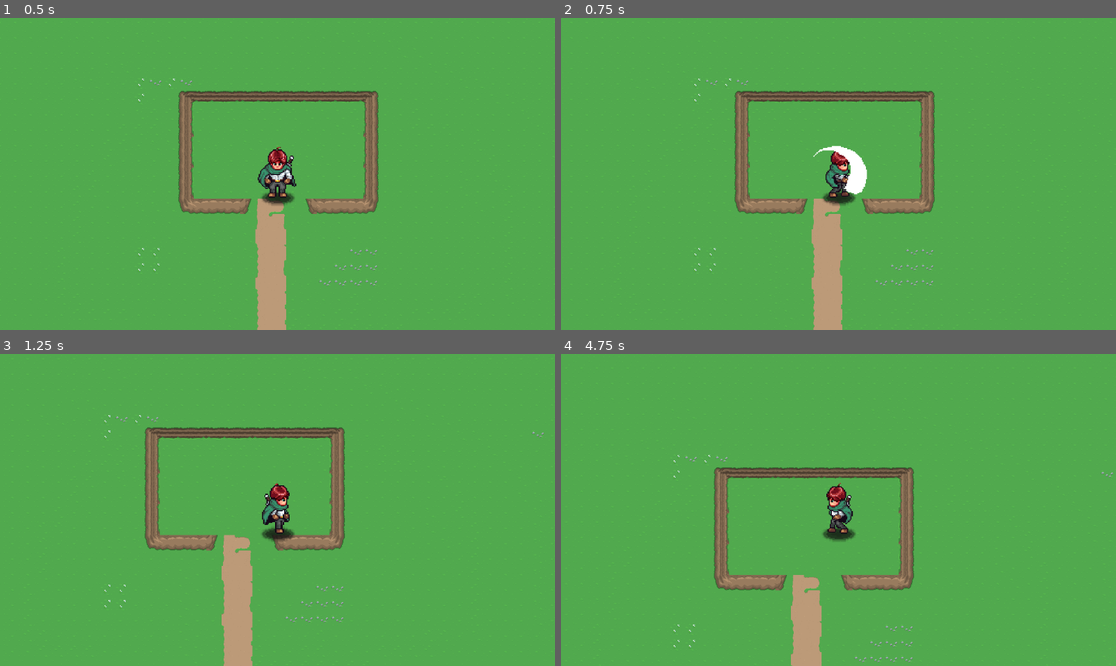
Above: before the commit, frames 1-4 (two rows, left to right).
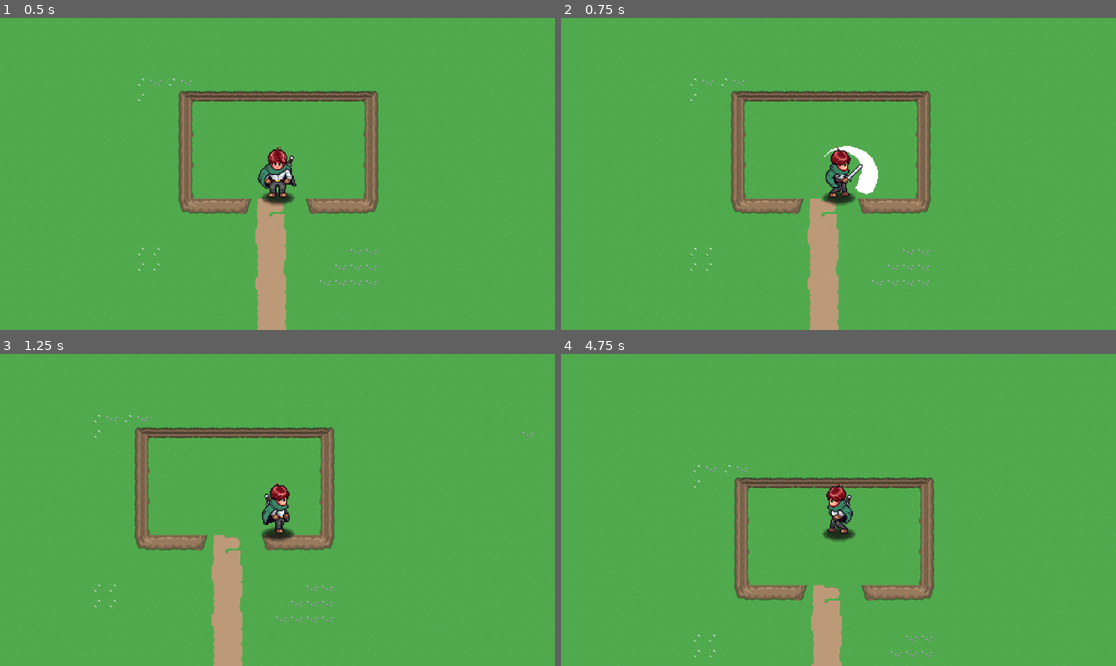
Above: after the commit, the same moments.

Repository: venkateshsivapragash28/Godot-Learn
Game: Godot game, scene res://playground.tscn
Same seed, same stepped clock (60 frames per second), same inputs: the game is played once before the commit and once after it.
Inputs (mouse positions are in pixels of both pictures, inside the frame that each line leads up to):
- Up to frame 1 (0.5 s): no input
- Up to frame 2 (0.75 s): move the mouse to (960, 158) at 0.52 s; hold D (right) from 0.53 s (still down); click (960, 158) at 0.6 s
- Up to frame 3 (1.25 s): keep holding D (right)
- Up to frame 4 (4.75 s): move the mouse to (727, 525) at 1.27 s; release D (right) at 1.28 s; hold S (down) 1.28-2.03 s; click (727, 525) at 1.35 s; move the mouse to (894, 441) at 2.02 s; hold D (right) 2.03-2.78 s; click (894, 441) at 2.1 s; move the mouse to (810, 572) at 2.77 s; hold W (up) 2.78-3.53 s; click (810, 572) at 2.85 s; move the mouse to (1005, 556) at 3.52 s; hold A (left) from 3.53 s (still down); click (1005, 556) at 3.6 s; move the mouse to (672, 463) at 4.27 s; click (672, 463) at 4.35 s

Frame 1 is identical in both runs. In frame 2, 3.6% of the frame differs, in the area x 23-68%, y 19-100%; in frame 3, 5.3%; in frame 4, 9.4%, in the area x 20-100%, y 32-100%.

Commit message:
attack animation,attack vfx,attack sound added

Diff:
--- a/Player/Scripts/AttackState.gd
+++ b/Player/Scripts/AttackState.gd
@@ -1,60 +1,98 @@
 extends State
 
-@export var attack_sound : AudioStream
+@export var attack_deceleration : float = 150.0
+@export var attack_move_speed_multiplier : float = 0.35
+@export var attack_fx_down_offset : Vector2 = Vector2(0, 10)
+@export var attack_fx_up_offset : Vector2 = Vector2(0, -10)
+@export var attack_fx_side_offset : Vector2 = Vector2(10, 0)
 
 func enter():
-	# 1. Stop movement (if you want them to stay still)
 	if player:
-		player.velocity = Vector2.ZERO
-		var attack_audio = player.get_node_or_null("Audio/AttackAudio")
-		if attack_audio:
-			attack_audio.play()
+		_play_attack_sound()
+		_play_attack_fx()
 
-		# 2. Show the attack effects based on attack direction
-		var attack_direction = player.last_direction
-		var attack_fx_node = player.get_node_or_null("Sprite2D/AttackFX")
-
-		if attack_fx_node:
-			attack_fx_node.visible = true
-			# Flip the attack FX if attacking left
-			var sprite = player.get_node_or_null("Sprite2D")
-			if sprite and attack_direction == "side":
-				attack_fx_node.flip_h = sprite.flip_h
-			# Play the attack visual effects animation
-			var attack_anim = attack_fx_node.get_node_or_null("AttackAnimation")
-			if attack_anim:
-				# Play animation based on direction
-				var effect_anim_name = "attackfx_" + attack_direction
-				attack_anim.play(effect_anim_name)
-
-		# 3. Play the attack animation based on where they were last facing
 		var anim_name = "attack_" + player.last_direction
 		var anim_player = player.get_node_or_null("AnimationPlayer")
 		if anim_player:
 			anim_player.play(anim_name)
 
-			# 4. Connect to the animation signal so we know when it's done
 			if not anim_player.animation_finished.is_connected(_on_animation_finished):
 				anim_player.animation_finished.connect(_on_animation_finished)
 
 func exit():
-	# Disconnect the signal and hide attack effects
 	if player:
 		var anim_player = player.get_node_or_null("AnimationPlayer")
 		if anim_player:
 			if anim_player.animation_finished.is_connected(_on_animation_finished):
 				anim_player.animation_finished.disconnect(_on_animation_finished)
-
-		# Hide the attack visual effects
-		var attack_fx_node = player.get_node_or_null("Sprite2D/AttackFX")
-		if attack_fx_node:
-			attack_fx_node.visible = false
+		_hide_attack_fx()
 
 func update(_delta):
-	# Usually, we return nothing here because we want to wait for the animation
+	if player:
+		var input_dir = Input.get_vector("left", "right", "up", "down")
+		if input_dir == Vector2.ZERO:
+			player.velocity = player.velocity.move_toward(Vector2.ZERO, attack_deceleration * _delta)
+		else:
+			player.velocity = input_dir * player.move_speed * attack_move_speed_multiplier
+		player.move_and_slide()
 	return ""
 
+func _play_attack_sound():
+	var sword_woosh = player.get_node_or_null("Audio/SordWoosh")
+	if sword_woosh == null:
+		sword_woosh = player.get_node_or_null("Audio/SwordWoosh")
+	if sword_woosh == null:
+		sword_woosh = player.get_node_or_null("Audio/AttackAudio")
+	if sword_woosh:
+		sword_woosh.play()
+
+func _play_attack_fx():
+	var attack_fx = _get_attack_fx()
+	if attack_fx == null:
+		return
+
+	var attack_fx_anim_name = "attackfx_" + player.last_direction
+	attack_fx.visible = false
+	attack_fx.frame = _get_attack_fx_start_frame()
+	if player.last_direction == "side" and player.sprite:
+		attack_fx.flip_h = player.sprite.flip_h
+		attack_fx.position = attack_fx_side_offset
+		if player.sprite.flip_h:
+			attack_fx.position.x *= -1
+	else:
+		attack_fx.flip_h = false
+		attack_fx.position = _get_attack_fx_offset()
+
+	var attack_fx_anim = attack_fx.get_node_or_null("AttackAnimation")
+	if attack_fx_anim:
+		attack_fx_anim.stop()
+		attack_fx_anim.play(attack_fx_anim_name)
+		attack_fx_anim.seek(0.0, true)
+	attack_fx.visible = true
+
+func _hide_attack_fx():
+	var attack_fx = _get_attack_fx()
+	if attack_fx:
+		attack_fx.visible = false
+
+func _get_attack_fx():
+	var attack_fx = player.get_node_or_null("Sprite2D/AttackSprite")
+	if attack_fx == null:
+		attack_fx = player.get_node_or_null("Sprite2D/AttackFX")
+	return attack_fx
+
+func _get_attack_fx_start_frame() -> int:
+	if player.last_direction == "up":
+		return 4
+	if player.last_direction == "side":
+		return 8
+	return 0
+
+func _get_attack_fx_offset() -> Vector2:
+	if player.last_direction == "up":
+		return attack_fx_up_offset
+	return attack_fx_down_offset
+
 func _on_animation_finished(_anim_name: String):
-	# When the swing is done, go back to Idle
 	if player and player.state_machine:
 		player.state_machine.transition_to("Idle")
--- a/Player/player.tscn
+++ b/Player/player.tscn
@@ -280,19 +280,22 @@
 hframes = 16
 vframes = 3
 
-[node name="AttackFX" type="Sprite2D" parent="Sprite2D" unique_id=923156358]
-texture = ExtResource("3_vtle1")
-hframes = 12
-
-[node name="AttackAnimation" type="AnimationPlayer" parent="Sprite2D/AttackFX" unique_id=885879731]
-libraries/ = SubResource("AnimationLibrary_lfmf2")
-
 [node name="ShadowSprite" type="Sprite2D" parent="Sprite2D" unique_id=596181302]
 modulate = Color(0.056291588, 0.056291603, 0.056291573, 0.7921569)
 show_behind_parent = true
 position = Vector2(0.4395604, 21.930069)
 texture = ExtResource("4_00tjw")
 
+[node name="AttackSprite" type="Sprite2D" parent="Sprite2D" unique_id=1837620146]
+visible = false
+show_behind_parent = true
+position = Vector2(10, 0)
+texture = ExtResource("3_vtle1")
+hframes = 12
+
+[node name="AttackAnimation" type="AnimationPlayer" parent="Sprite2D/AttackSprite" unique_id=355337194]
+libraries/ = SubResource("AnimationLibrary_lfmf2")
+
 [node name="AnimationPlayer" type="AnimationPlayer" parent="." unique_id=864978822]
 root_node = NodePath("../Sprite2D")
 libraries/ = SubResource("AnimationLibrary_fhl08")
@@ -309,12 +312,10 @@
 
 [node name="Attack" type="Node" parent="StateMachine" unique_id=1063521609]
 script = ExtResource("6_attack")
-attack_sound = ExtResource("8_od3ui")
 
 [node name="Camera2D" type="Camera2D" parent="." unique_id=164801099]
 
-[node name="Audio" type="Node2D" parent="." unique_id=418057038]
-
-[node name="AttackAudio" type="AudioStreamPlayer2D" parent="Audio" unique_id=116132717]
+[node name="Audio" type="Node" parent="." unique_id=995360543]
+
+[node name="SordWoosh" type="AudioStreamPlayer2D" parent="Audio" unique_id=1264320431]
 stream = ExtResource("8_od3ui")
-max_polyphony = 4
